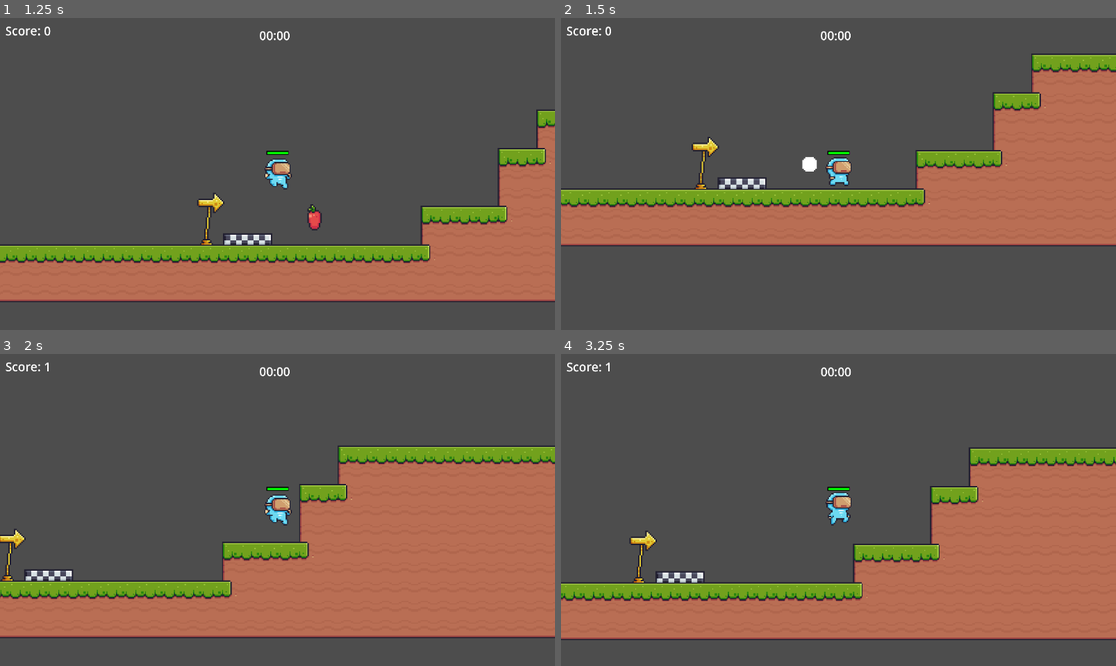
Above: before the commit, frames 1-4 (two rows, left to right).
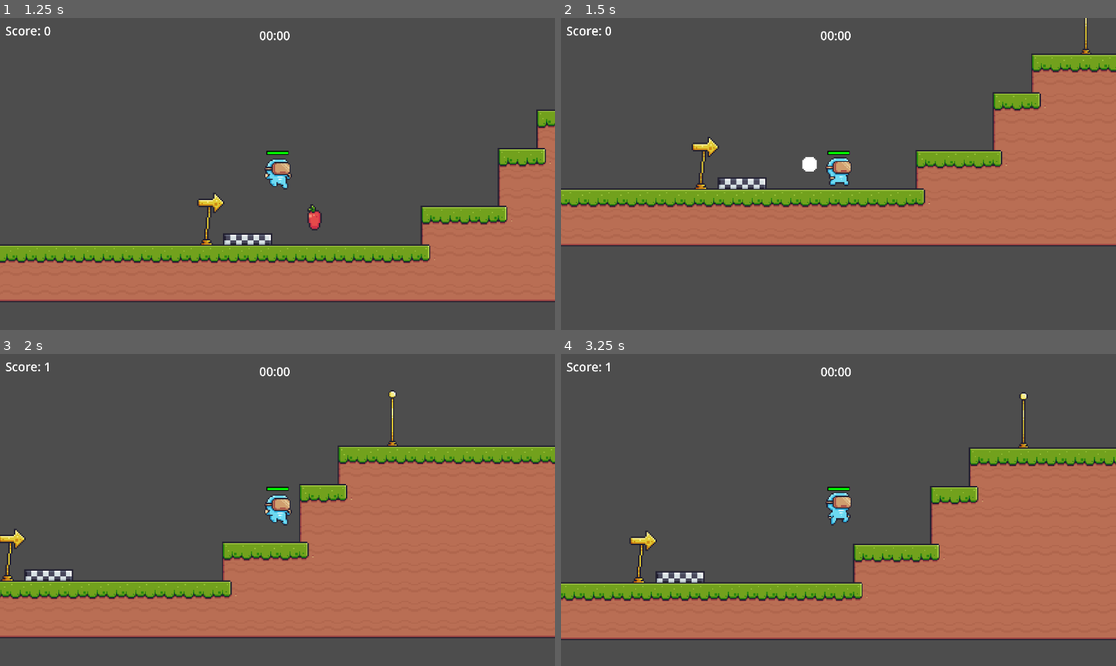
Above: after the commit, the same moments.

Repository: CD1FOX/2D-Platformer
Game: Godot game, scene res://Scenes/main.tscn
Two runs of this game, one before a commit and one after it. Both use one fixed random seed, a clock stepped at 60 frames per second and the inputs below.
Inputs:
- Up to frame 1 (1.25 s): hold D (Right) from 0.53 s (still down); tap W (Jump) at 0.77 s
- Up to frame 2 (1.5 s): keep holding D (Right)
- Up to frame 3 (2 s): keep holding D (Right); tap W (Jump) at 1.52 s
- Up to frame 4 (3.25 s): release D (Right) at 2.03 s; hold A (Left) 2.03-2.78 s; hold D (Right) from 2.78 s (still down); tap W (Jump) at 3.02 s

Frame 1 is identical in both runs. In frame 2, less than 0.1% of the frame differs, in the area x 93-96%, y 0-12%; in frame 3, 0.1%; in frame 4, 0.2%, in the area x 82-85%, y 12-31%.

Commit message:
Update
Added
- Checkpoint
- Death/respawn mechanic

Diff:
--- a/Scenes/Entity/Scripts/player.gd
+++ b/Scenes/Entity/Scripts/player.gd
@@ -3,12 +3,33 @@
 var speed = 220
 var gravity_force = ProjectSettings.get_setting("physics/2d/default_gravity")
 @onready var animated_sprite = $AnimatedSprite2D
+var initial_position = Vector2.ZERO
+var is_dead = false
 
 #Jumping Logic
 var jump_power = -320
 var max_jump = 2
 var jump_left = 2
 var was_on_floor = false
+
+func _ready():
+	initial_position = position  # Remember spawn point
+
+func die():
+	if is_dead:
+		return
+
+	is_dead = true
+
+	# Wait briefly before respawning
+	await get_tree().create_timer(1.0).timeout
+	respawn()
+
+func respawn():
+	position = initial_position  # Return to start
+	is_dead = false
+	# Reset any player state
+	Global.health = 100
 
 func player_movement():
 	var direction = 0
@@ -45,6 +66,9 @@
 		jump_left -= 1
 
 func _physics_process(delta: float) -> void:
+	if Global.health <= 0.0:
+		die()
+
 	player_movement()
 	gravity_logic(delta)
 	jump_logic()
@@ -52,6 +76,7 @@
 	if is_on_floor() and not was_on_floor:
 		jump_left = max_jump
 
+
 	was_on_floor = is_on_floor()
 
 	move_and_slide()
--- /dev/null
+++ b/Scenes/Environment/Scripts/checkpoint.gd
@@ -0,0 +1,14 @@
+extends Area2D
+
+@onready var animated_sprite = $AnimatedSprite2D
+var already_stepped = false
+
+func _on_body_entered(body: Node2D) -> void:
+	if body.name == "Player" and not already_stepped:
+		already_stepped = true
+		body.initial_position = position  # Update respawn point
+		animated_sprite.play("FlagOut")
+
+func _on_animated_sprite_2d_animation_finished() -> void:
+	if animated_sprite.animation == "FlagOut":
+		animated_sprite.play("Idle")
--- /dev/null
+++ b/Scenes/Environment/checkpoint.tscn
@@ -0,0 +1,299 @@
+[gd_scene load_steps=43 format=3 uid="uid://bmg5gq3p04jac"]
+
+[ext_resource type="Script" uid="uid://do26mekwx0f7" path="res://Scenes/Environment/Scripts/checkpoint.gd" id="1_4e0ln"]
+[ext_resource type="Texture2D" uid="uid://bvojvndmh4tdl" path="res://Assets/Pixel Adventure!/Items/Checkpoints/Checkpoint/Checkpoint (Flag Out) (64x64).png" id="1_f4jfi"]
+[ext_resource type="Texture2D" uid="uid://c73b0yp0hih6s" path="res://Assets/Pixel Adventure!/Items/Checkpoints/Checkpoint/Checkpoint (Flag Idle)(64x64).png" id="2_4e0ln"]
+[ext_resource type="Texture2D" uid="uid://da3xc1dl2kvq0" path="res://Assets/Pixel Adventure!/Items/Checkpoints/Checkpoint/Checkpoint (No Flag).png" id="3_pwp6q"]
+
+[sub_resource type="AtlasTexture" id="AtlasTexture_5na80"]
+atlas = ExtResource("1_f4jfi")
+region = Rect2(0, 0, 64, 64)
+
+[sub_resource type="AtlasTexture" id="AtlasTexture_al8ou"]
+atlas = ExtResource("1_f4jfi")
+region = Rect2(64, 0, 64, 64)
+
+[sub_resource type="AtlasTexture" id="AtlasTexture_75o51"]
+atlas = ExtResource("1_f4jfi")
+region = Rect2(128, 0, 64, 64)
+
+[sub_resource type="AtlasTexture" id="AtlasTexture_4e5xk"]
+atlas = ExtResource("1_f4jfi")
+region = Rect2(192, 0, 64, 64)
+
+[sub_resource type="AtlasTexture" id="AtlasTexture_ge3ck"]
+atlas = ExtResource("1_f4jfi")
+region = Rect2(256, 0, 64, 64)
+
+[sub_resource type="AtlasTexture" id="AtlasTexture_u7nsq"]
+atlas = ExtResource("1_f4jfi")
+region = Rect2(320, 0, 64, 64)
+
+[sub_resource type="AtlasTexture" id="AtlasTexture_biqfn"]
+atlas = ExtResource("1_f4jfi")
+region = Rect2(384, 0, 64, 64)
+
+[sub_resource type="AtlasTexture" id="AtlasTexture_os8bi"]
+atlas = ExtResource("1_f4jfi")
+region = Rect2(448, 0, 64, 64)
+
+[sub_resource type="AtlasTexture" id="AtlasTexture_saua5"]
+atlas = ExtResource("1_f4jfi")
+region = Rect2(512, 0, 64, 64)
+
+[sub_resource type="AtlasTexture" id="AtlasTexture_do761"]
+atlas = ExtResource("1_f4jfi")
+region = Rect2(576, 0, 64, 64)
+
+[sub_resource type="AtlasTexture" id="AtlasTexture_lcs1s"]
+atlas = ExtResource("1_f4jfi")
+region = Rect2(640, 0, 64, 64)
+
+[sub_resource type="AtlasTexture" id="AtlasTexture_7pcbp"]
+atlas = ExtResource("1_f4jfi")
+region = Rect2(704, 0, 64, 64)
+
+[sub_resource type="AtlasTexture" id="AtlasTexture_bbc5b"]
+atlas = ExtResource("1_f4jfi")
+region = Rect2(768, 0, 64, 64)
+
+[sub_resource type="AtlasTexture" id="AtlasTexture_cknvo"]
+atlas = ExtResource("1_f4jfi")
+region = Rect2(832, 0, 64, 64)
+
+[sub_resource type="AtlasTexture" id="AtlasTexture_vo517"]
+atlas = ExtResource("1_f4jfi")
+region = Rect2(896, 0, 64, 64)
+
+[sub_resource type="AtlasTexture" id="AtlasTexture_pt8rl"]
+atlas = ExtResource("1_f4jfi")
+region = Rect2(960, 0, 64, 64)
+
+[sub_resource type="AtlasTexture" id="AtlasTexture_fvily"]
+atlas = ExtResource("1_f4jfi")
+region = Rect2(1024, 0, 64, 64)
+
+[sub_resource type="AtlasTexture" id="AtlasTexture_4u571"]
+atlas = ExtResource("1_f4jfi")
+region = Rect2(1088, 0, 64, 64)
+
+[sub_resource type="AtlasTexture" id="AtlasTexture_ir7p2"]
+atlas = ExtResource("1_f4jfi")
+region = Rect2(1152, 0, 64, 64)
+
+[sub_resource type="AtlasTexture" id="AtlasTexture_ao27o"]
+atlas = ExtResource("1_f4jfi")
+region = Rect2(1216, 0, 64, 64)
+
+[sub_resource type="AtlasTexture" id="AtlasTexture_fflq3"]
+atlas = ExtResource("1_f4jfi")
+region = Rect2(1280, 0, 64, 64)
+
+[sub_resource type="AtlasTexture" id="AtlasTexture_5ilro"]
+atlas = ExtResource("1_f4jfi")
+region = Rect2(1344, 0, 64, 64)
+
+[sub_resource type="AtlasTexture" id="AtlasTexture_4333h"]
+atlas = ExtResource("1_f4jfi")
+region = Rect2(1408, 0, 64, 64)
+
+[sub_resource type="AtlasTexture" id="AtlasTexture_svsrf"]
+atlas = ExtResource("1_f4jfi")
+region = Rect2(1472, 0, 64, 64)
+
+[sub_resource type="AtlasTexture" id="AtlasTexture_ngg7s"]
+atlas = ExtResource("1_f4jfi")
+region = Rect2(1536, 0, 64, 64)
+
+[sub_resource type="AtlasTexture" id="AtlasTexture_ch3gi"]
+atlas = ExtResource("1_f4jfi")
+region = Rect2(1600, 0, 64, 64)
+
+[sub_resource type="AtlasTexture" id="AtlasTexture_8q4h0"]
+atlas = ExtResource("2_4e0ln")
+region = Rect2(0, 0, 64, 64)
+
+[sub_resource type="AtlasTexture" id="AtlasTexture_8efpw"]
+atlas = ExtResource("2_4e0ln")
+region = Rect2(64, 0, 64, 64)
+
+[sub_resource type="AtlasTexture" id="AtlasTexture_5geu8"]
+atlas = ExtResource("2_4e0ln")
+region = Rect2(128, 0, 64, 64)
+
+[sub_resource type="AtlasTexture" id="AtlasTexture_twwfw"]
+atlas = ExtResource("2_4e0ln")
+region = Rect2(192, 0, 64, 64)
+
+[sub_resource type="AtlasTexture" id="AtlasTexture_f6o66"]
+atlas = ExtResource("2_4e0ln")
+region = Rect2(256, 0, 64, 64)
+
+[sub_resource type="AtlasTexture" id="AtlasTexture_qc8uc"]
+atlas = ExtResource("2_4e0ln")
+region = Rect2(320, 0, 64, 64)
+
+[sub_resource type="AtlasTexture" id="AtlasTexture_bu350"]
+atlas = ExtResource("2_4e0ln")
+region = Rect2(384, 0, 64, 64)
+
+[sub_resource type="AtlasTexture" id="AtlasTexture_85fjf"]
+atlas = ExtResource("2_4e0ln")
+region = Rect2(448, 0, 64, 64)
+
+[sub_resource type="AtlasTexture" id="AtlasTexture_hnnrm"]
+atlas = ExtResource("2_4e0ln")
+region = Rect2(512, 0, 64, 64)
+
+[sub_resource type="AtlasTexture" id="AtlasTexture_0fye0"]
+atlas = ExtResource("2_4e0ln")
+region = Rect2(576, 0, 64, 64)
+
+[sub_resource type="SpriteFrames" id="SpriteFrames_4g5v3"]
+animations = [{
+"frames": [{
+"duration": 1.0,
+"texture": SubResource("AtlasTexture_5na80")
+}, {
+"duration": 1.0,
+"texture": SubResource("AtlasTexture_al8ou")
+}, {
+"duration": 1.0,
+"texture": SubResource("AtlasTexture_75o51")
+}, {
+"duration": 1.0,
+"texture": SubResource("AtlasTexture_4e5xk")
+}, {
+"duration": 1.0,
+"texture": SubResource("AtlasTexture_ge3ck")
+}, {
+"duration": 1.0,
+"texture": SubResource("AtlasTexture_u7nsq")
+}, {
+"duration": 1.0,
+"texture": SubResource("AtlasTexture_biqfn")
+}, {
+"duration": 1.0,
+"texture": SubResource("AtlasTexture_os8bi")
+}, {
+"duration": 1.0,
+"texture": SubResource("AtlasTexture_saua5")
+}, {
+"duration": 1.0,
+"texture": SubResource("AtlasTexture_do761")
+}, {
+"duration": 1.0,
+"texture": SubResource("AtlasTexture_lcs1s")
+}, {
+"duration": 1.0,
+"texture": SubResource("AtlasTexture_7pcbp")
+}, {
+"duration": 1.0,
+"texture": SubResource("AtlasTexture_bbc5b")
+}, {
+"duration": 1.0,
+"texture": SubResource("AtlasTexture_cknvo")
+}, {
+"duration": 1.0,
+"texture": SubResource("AtlasTexture_vo517")
+}, {
+"duration": 1.0,
+"texture": SubResource("AtlasTexture_pt8rl")
+}, {
+"duration": 1.0,
+"texture": SubResource("AtlasTexture_fvily")
+}, {
+"duration": 1.0,
+"texture": SubResource("AtlasTexture_4u571")
+}, {
+"duration": 1.0,
+"texture": SubResource("AtlasTexture_ir7p2")
+}, {
+"duration": 1.0,
+"texture": SubResource("AtlasTexture_ao27o")
+}, {
+"duration": 1.0,
+"texture": SubResource("AtlasTexture_fflq3")
+}, {
+"duration": 1.0,
+"texture": SubResource("AtlasTexture_5ilro")
+}, {
+"duration": 1.0,
+"texture": SubResource("AtlasTexture_4333h")
+}, {
+"duration": 1.0,
+"texture": SubResource("AtlasTexture_svsrf")
+}, {
+"duration": 1.0,
+"texture": SubResource("AtlasTexture_ngg7s")
+}, {
+"duration": 1.0,
+"texture": SubResource("AtlasTexture_ch3gi")
+}],
+"loop": false,
+"name": &"FlagOut",
+"speed": 15.0
+}, {
+"frames": [{
+"duration": 1.0,
+"texture": SubResource("AtlasTexture_8q4h0")
+}, {
+"duration": 1.0,
+"texture": SubResource("AtlasTexture_8efpw")
+}, {
+"duration": 1.0,
+"texture": SubResource("AtlasTexture_5geu8")
+}, {
+"duration": 1.0,
+"texture": SubResource("AtlasTexture_twwfw")
+}, {
+"duration": 1.0,
+"texture": SubResource("AtlasTexture_f6o66")
+}, {
+"duration": 1.0,
+"texture": SubResource("AtlasTexture_qc8uc")
+}, {
+"duration": 1.0,
+"texture": SubResource("AtlasTexture_bu350")
+}, {
+"duration": 1.0,
+"texture": SubResource("AtlasTexture_85fjf")
+}, {
+"duration": 1.0,
+"texture": SubResource("AtlasTexture_hnnrm")
+}, {
+"duration": 1.0,
+"texture": SubResource("AtlasTexture_0fye0")
+}],
+"loop": true,
+"name": &"Idle",
+"speed": 10.0
+}, {
+"frames": [{
+"duration": 1.0,
+"texture": ExtResource("3_pwp6q")
+}],
+"loop": false,
+"name": &"NoFlag",
+"speed": 5.0
+}]
+
+[sub_resource type="CircleShape2D" id="CircleShape2D_yclsj"]
+radius = 26.0
+
+[node name="Checkpoint" type="Area2D"]
+script = ExtResource("1_4e0ln")
+
+[node name="AnimatedSprite2D" type="AnimatedSprite2D" parent="."]
+sprite_frames = SubResource("SpriteFrames_4g5v3")
+animation = &"FlagOut"
+autoplay = "NoFlag"
+frame = 25
+frame_progress = 1.0
+
+[node name="CollisionShape2D" type="CollisionShape2D" parent="."]
+position = Vector2(0, 8)
+shape = SubResource("CircleShape2D_yclsj")
+
+[connection signal="body_entered" from="." to="." method="_on_body_entered"]
+[connection signal="animation_finished" from="AnimatedSprite2D" to="." method="_on_animated_sprite_2d_animation_finished"]
--- a/Scenes/Traps/Scripts/rock_head_left_right.gd
+++ b/Scenes/Traps/Scripts/rock_head_left_right.gd
@@ -29,7 +29,13 @@
 	if right_raycast.is_colliding() and right_raycast.get_collider() is TileMapLayer:
 		direction = -1
 		current_speed = initial_speed  # Reset speed on direction change
-
 	if left_raycast.is_colliding() and left_raycast.get_collider() is TileMapLayer:
 		direction = 1
 		current_speed = initial_speed  # Reset speed on direction change
+
+	while left_raycast.is_colliding() and left_raycast.get_collider() is CharacterBody2D:
+		Global.health -= 1 * get_process_delta_time()
+		await get_tree().process_frame
+	while right_raycast.is_colliding() and right_raycast.get_collider() is CharacterBody2D:
+		Global.health -= 1 * get_process_delta_time()
+		await get_tree().process_frame
--- a/Scenes/main.tscn
+++ b/Scenes/main.tscn
@@ -7,6 +7,7 @@
 [ext_resource type="PackedScene" uid="uid://dgo6m58fgffsi" path="res://Scenes/Environment/start_line.tscn" id="4_jjvhh"]
 [ext_resource type="PackedScene" uid="uid://bauvwlsy2h06x" path="res://Scenes/Environment/end_line.tscn" id="5_kry3j"]
 [ext_resource type="PackedScene" uid="uid://qtvjbyicwj56" path="res://Scenes/Traps/fire.tscn" id="6_21xkr"]
+[ext_resource type="PackedScene" uid="uid://bmg5gq3p04jac" path="res://Scenes/Environment/checkpoint.tscn" id="8_344ge"]
 
 [node name="Main" type="Node2D"]
 
@@ -32,3 +33,6 @@
 
 [node name="RockHeadLeftRight" parent="." instance=ExtResource("3_6bp64")]
 position = Vector2(-229, 560)
+
+[node name="Checkpoint" parent="." instance=ExtResource("8_344ge")]
+position = Vector2(486, 432)
Not shown, added: Scenes/Environment/Scripts/checkpoint.gd.uid
Not shown: 1 places in Scenes/main.tscn that only renumber resources
